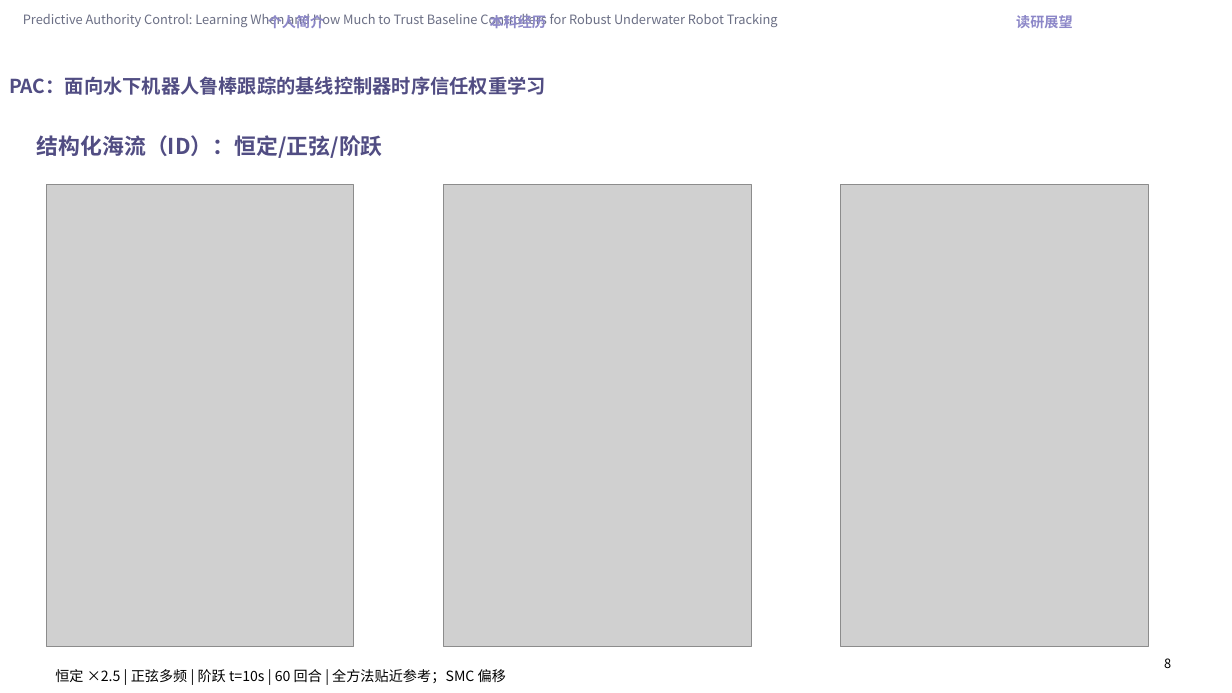
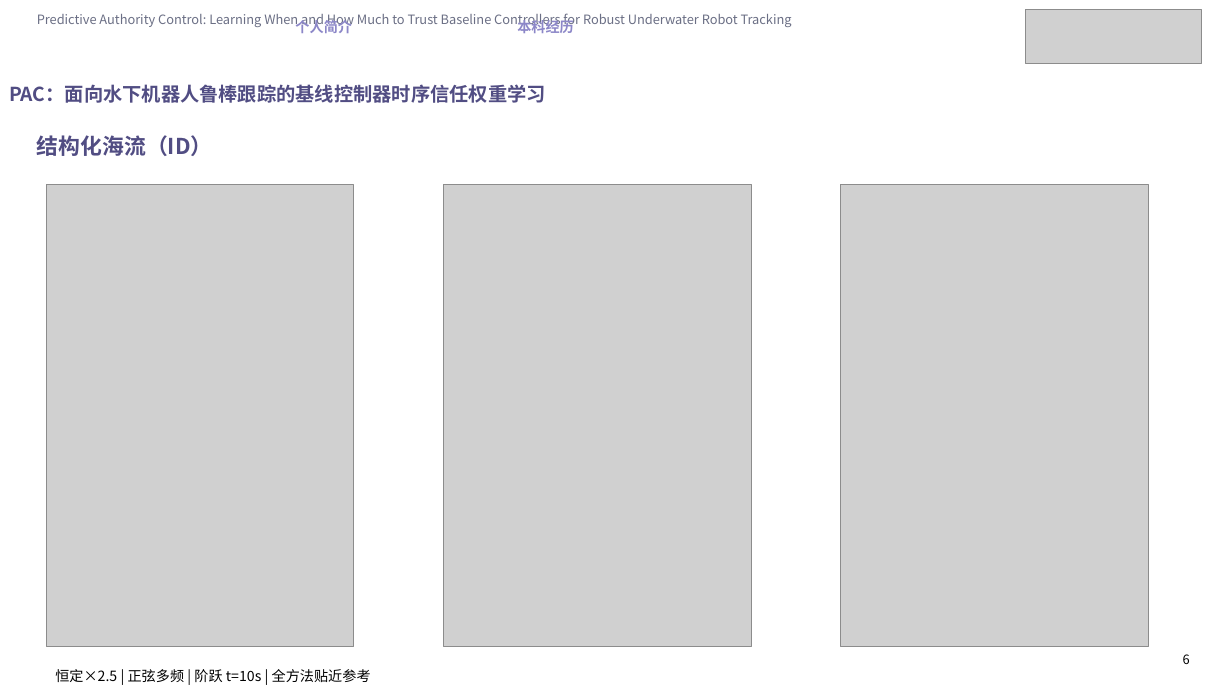
Before and after one commit to Jiacheng-Tian/predictive-authority-control, a slide deck: slide 6 of paper/PAC_组会答辩_完整版.pptx (slide 8 before the commit). Drawn at 1232x693 pixels with LibreOffice and Linux fonts; fonts in the diff are those of the drawing; grey boxes stand for pictures. Boxes give left, top, right and bottom in pixels: in the first picture for what was removed or moved away, otherwise in the second. Text is boxed around its words. In the diff, an @@ line names an element or a change of style, - is before the commit and + after.

```diff
--- a/paper/PAC_组会答辩_完整版.pptx
+++ b/paper/PAC_组会答辩_完整版.pptx
@@ text "Predictive Authority Control: Learning When ...": place and size @@
-text "Predictive Authority Control: Learning When ..." at bbox=[23, 13, 778, 28]
+text "Predictive Authority Control: Learning When ..." at bbox=[37, 13, 792, 28]
@@ text "个人简介": place and size @@
-text "个人简介" at bbox=[268, 14, 325, 28]
+text "个人简介" at bbox=[295, 18, 352, 33]
@@ text "本科经历" rewrapped from bbox=[490, 14, 547, 28] to bbox=[517, 18, 574, 36] @@
@@ text removed at bbox=[1016, 15, 1073, 28] @@
-读研展望
@@ picture added at bbox=[1026, 9, 1202, 64] @@
@@ text "PAC：面向水下机器人鲁棒跟踪的基线控制器时序信任权重学习": place and size @@
-text "PAC：面向水下机器人鲁棒跟踪的基线控制器时序信任权重学习" at bbox=[9, 76, 546, 95]
+text "PAC：面向水下机器人鲁棒跟踪的基线控制器时序信任权重学习" at bbox=[9, 84, 546, 103]
@@ text at bbox=[37, 135, 213, 156]: text changed @@
-结构化海流（ID）：恒定/正弦/阶跃
+结构化海流（ID）
@@ text removed at bbox=[1164, 658, 1171, 668] @@
-8
@@ text added at bbox=[1183, 654, 1190, 664], 10 pt, text #000000 @@
+6
@@ text at bbox=[55, 669, 371, 682]: text changed @@
-恒定 ×2.5 | 正弦多频 | 阶跃 t=10s | 60 回合 | 全方法贴近参考；SMC 偏移
+恒定×2.5 | 正弦多频 | 阶跃 t=10s | 全方法贴近参考
```
Also in this commit, not shown: 16 other slides changed, 2 slides added, 3 slides removed, 1 other file.
